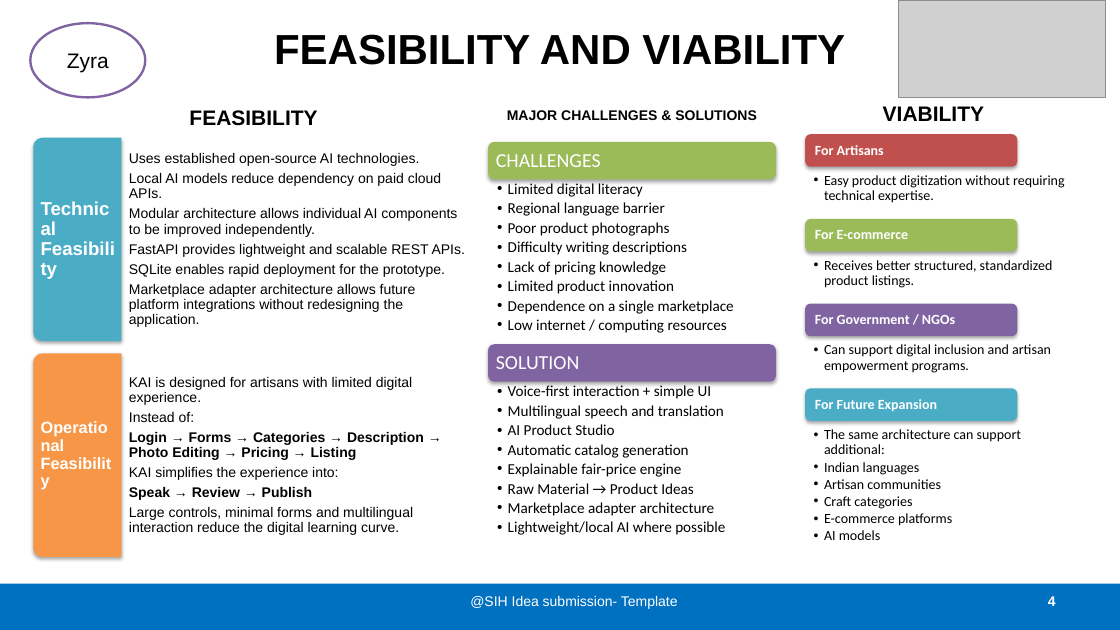
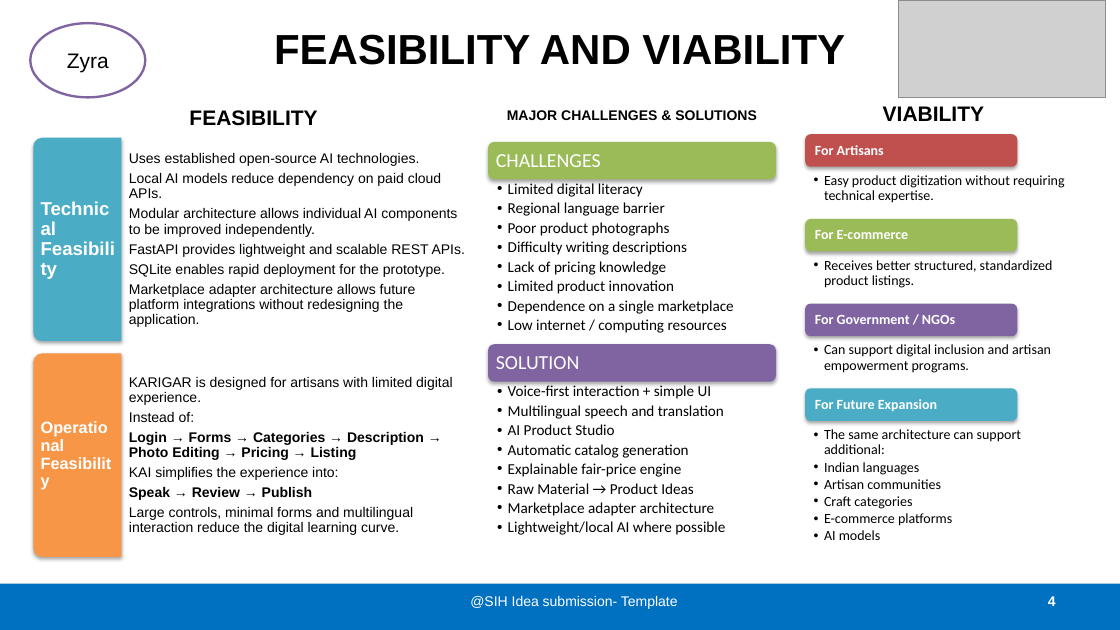
Before and after one commit to sangamithraD/SIH2026_KARIGAR, a slide deck: slide 4 of Documents/SIH2026-KARIGAR-Presentation.pptx. Drawn at 1120x630 pixels with LibreOffice and Linux fonts; fonts in the diff are those of the drawing; grey boxes stand for pictures. Boxes give left, top, right and bottom in pixels: in the first picture for what was removed or moved away, otherwise in the second. Text is boxed around its words. In the diff, an @@ line names an element or a change of style, - is before the commit and + after.

```diff
--- a/Documents/SIH2026-KARIGAR-Presentation.pptx
+++ b/Documents/SIH2026-KARIGAR-Presentation.pptx
@@ text at (x1=129, y1=377, x2=452, y2=405): text changed @@
-KAI is designed for artisans with limited digital experience.
+KARIGAR is designed for artisans with limited digital experience.
```
Also in this commit, not shown: 11 other files.
